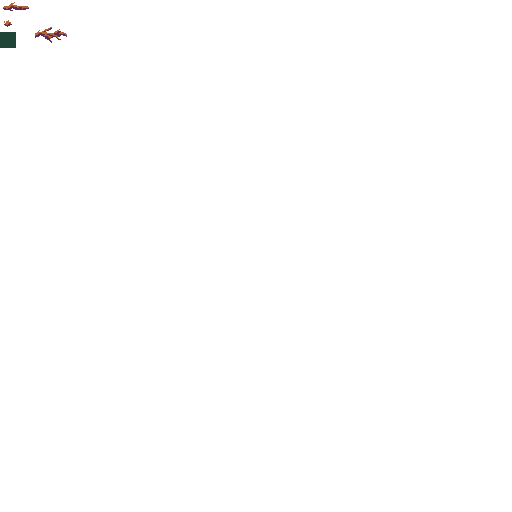
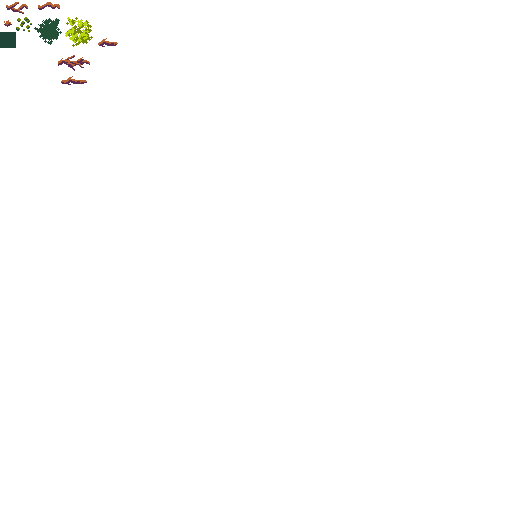
Layers edited between the first and the second 512 x 512 image:
painted on "tiles" over 3, 2, 118, 85
